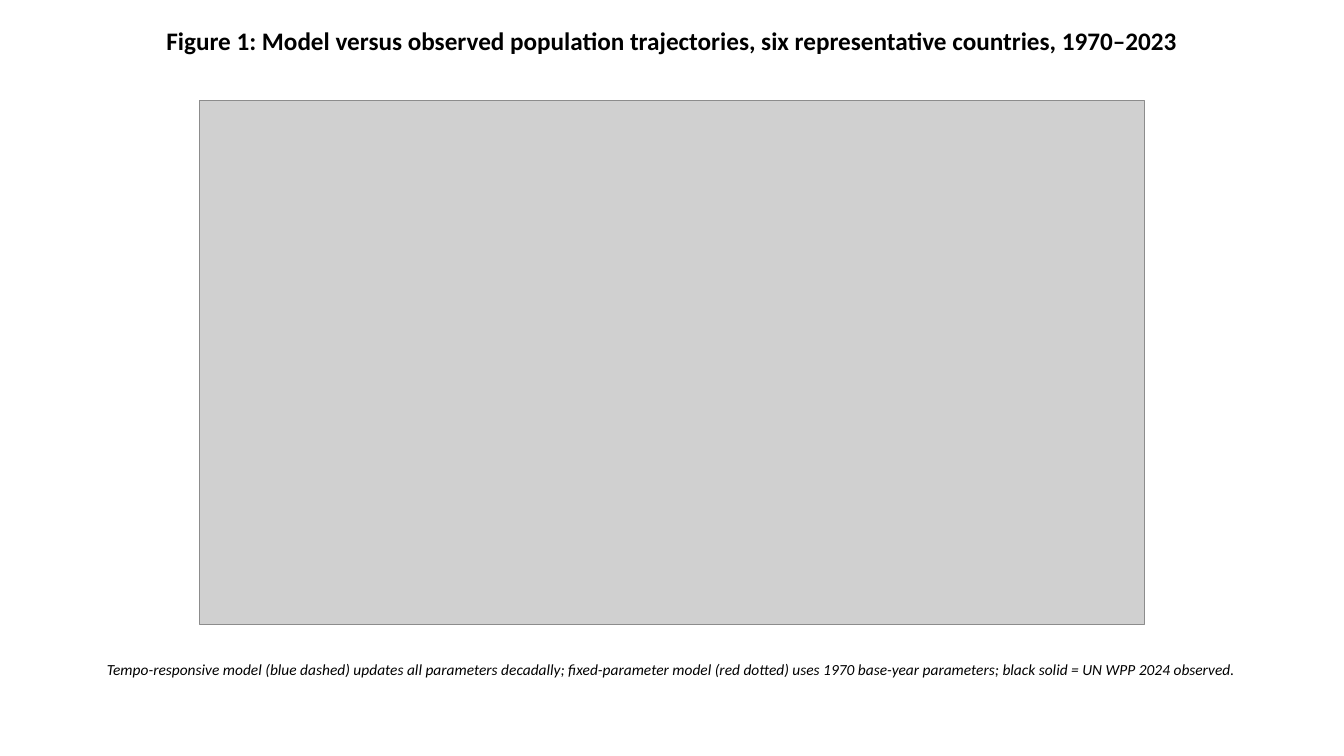
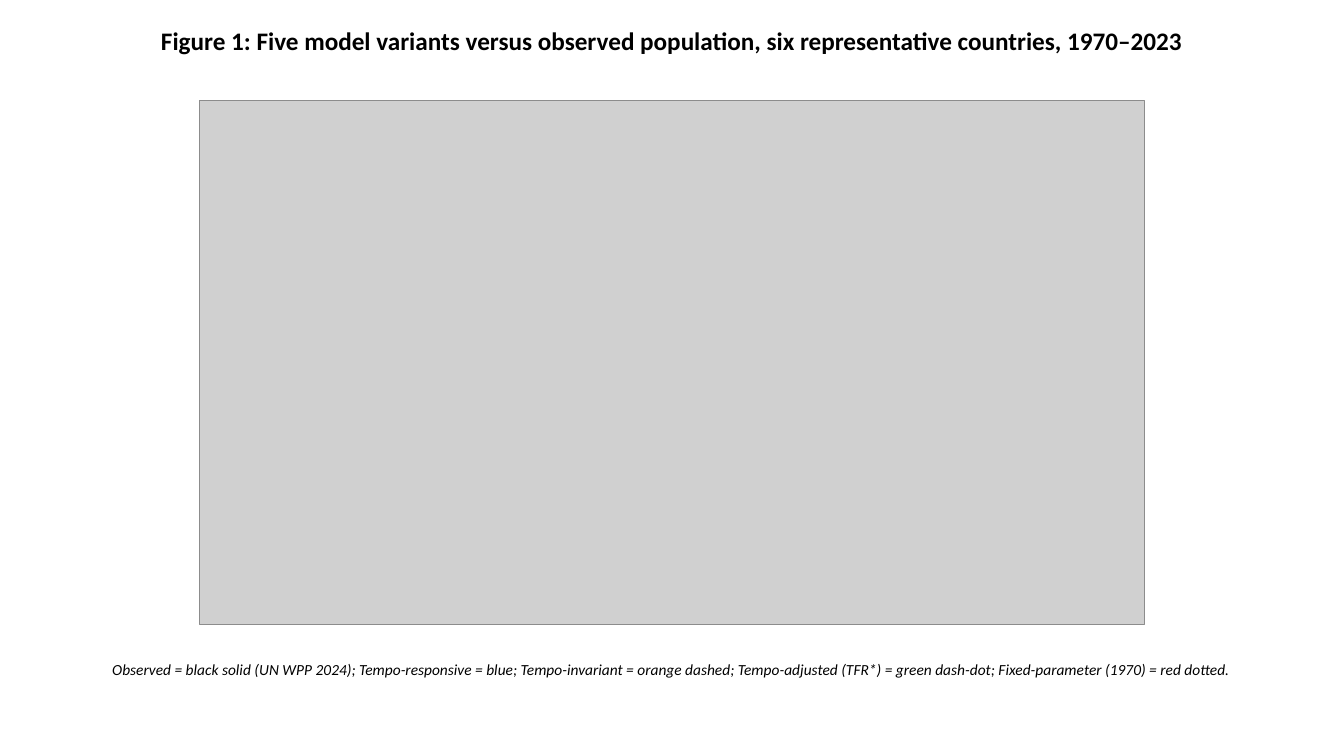
Before and after one commit to bougtoir/kotha-rct-decomposition, a slide deck: slide 1 of tempo-effect-paper/manuscripts/PopStudies_Figures_EN.pptx. Drawn at 1344x756 pixels with LibreOffice and Linux fonts; fonts in the diff are those of the drawing; grey boxes stand for pictures. Boxes give left, top, right and bottom in pixels: in the first picture for what was removed or moved away, otherwise in the second. Text is boxed around its words. In the diff, an @@ line names an element or a change of style, - is before the commit and + after.

```diff
--- a/tempo-effect-paper/manuscripts/PopStudies_Figures_EN.pptx
+++ b/tempo-effect-paper/manuscripts/PopStudies_Figures_EN.pptx
@@ text at (x1=161, y1=32, x2=1182, y2=55): text changed @@
-Figure 1: Model versus observed population trajectories, six representative countries, 1970–2023
+Figure 1: Five model variants versus observed population, six representative countries, 1970–2023
@@ text at (x1=112, y1=664, x2=1229, y2=678): text changed @@
-Tempo-responsive model (blue dashed) updates all parameters decadally; fixed-parameter model (red dotted) uses 1970 base-year parameters; black solid = UN WPP 2024 observed.
+Observed = black solid (UN WPP 2024); Tempo-responsive = blue; Tempo-invariant = orange dashed; Tempo-adjusted (TFR*) = green dash-dot; Fixed-parameter (1970) = red dotted.
```
Also in this commit, not shown: 2 other slides changed, 19 other files.
